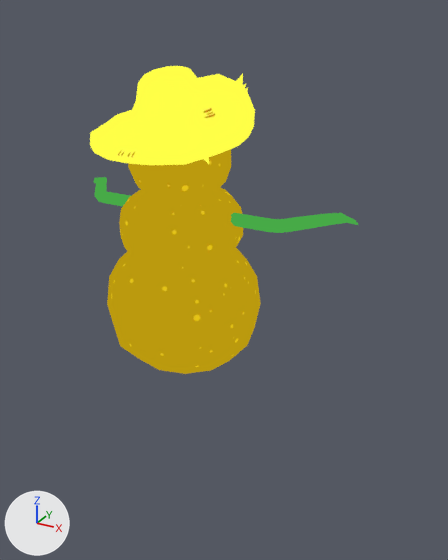
The glTF model godot/assets/models/battle/summons/SnowCorn.glb: old version first, new version second.
The view is the same before and after, from a 50 mm camera at (0.238, -0.368, 0.255) aimed at (0.022, 0.025, 0.059). Lighting does not change. The marker at lower left points along +X, +Y and +Z. The picture after the commit comes second. Both versions are drawn at frame 7 of the action 'SnowCorn_Intro'; the numbers are the values there. Vertices at exactly the same position are counted once.

Names of what the first picture shows: 'SnowCorn.001'.
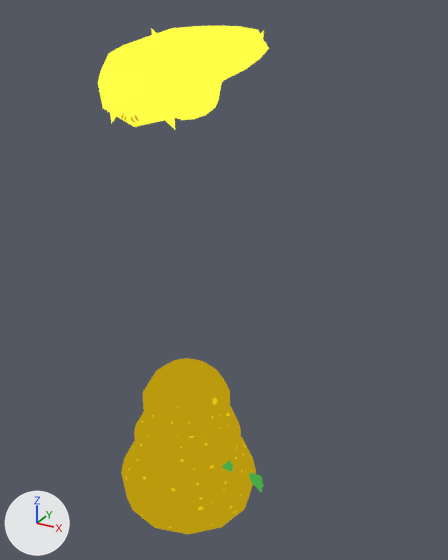
Changed parts and their boxes [x1, y1, x2, y2] in the pictures (448 x 560 px; the box of a moved part takes in the faces that stretch with it):
'SnowCorn.001', reshaped, rescaled, moved, turned
    before: [90, 66, 358, 374]
    after: [98, 26, 269, 534]
part 1 of me_snowcorn, moved or reshaped
    before: [90, 74, 255, 165]
    after: [98, 26, 269, 127]
part 2 of me_snowcorn, moved or reshaped
    before: [127, 66, 223, 134]
    after: [174, 81, 223, 120]
part 3 of me_snowcorn, moved or reshaped
    before: [94, 73, 358, 374]
    after: [107, 28, 264, 534]

The change, as a diff of the scene's bpy script:
```diff
--- a/godot/assets/models/battle/summons/SnowCorn.glb.py
+++ b/godot/assets/models/battle/summons/SnowCorn.glb.py
@@ me_snowcorn @@
 # used by ob_snowcorn_001; parent = ob_snowcorn; location = (0.0, 0.0, 0.0); rotation_euler = (1.571, 0.0, 0.0), in degrees (90, 0, 0)
-me_snowcorn.from_pydata(...)  # 570 vertices, 1066 faces; spans x -2.39..2.39, y -0.02..4.38, z -1.4..1.25
+me_snowcorn.from_pydata(...)  # 570 vertices, 1066 faces; spans x -1.2..1.25, y -1.17..1.26, z -3.2..4.85
+# me_snowcorn part 1: the loose piece of 77 vertices spanning x -1.11..1.11, y 3.32..4.19, z -1.23..1.25 is turned -83.8 degrees about the x axis through its middle, then moved by (0.0, -3.69, 4.28)
+# me_snowcorn part 2: the loose piece of 49 vertices spanning x -0.72..0.72, y 3.52..4.38, z -0.66..0.78 is turned -83.8 degrees about the x axis through its middle, then moved by (0.0, -3.82, 4.04)
+# me_snowcorn part 3: 412 of 570 vertices moved; they spanned x -2.39..2.39, y -0.02..4.23, z -1.17..1.17 and now span x -1.2..1.25, y -1.17..1.17, z -3.2..4.81; mean shift (0.02, -2.31, -1.16); largest move (0.37, 4.05, -1.05) -> (0.37, -0.96, 3.88)
+# other edits to the shape of me_snowcorn do not show in these pictures
 me_snowcorn.materials.append(mat_snowcorn)
@@ ob_snowcorn_001 @@
 ob_snowcorn_001 = bpy.data.objects.new('SnowCorn.001', me_snowcorn)
-ob_snowcorn_001.parent = ob_snowcorn
 ob_snowcorn_001.location = (0.0, 0.0, 0.0)
-ob_snowcorn_001.rotation_euler = (1.571, 0.0, 0.0)  # degrees (90, 0, 0)
+ob_snowcorn_001.scale = (0.05, 0.05, 0.05)
```
